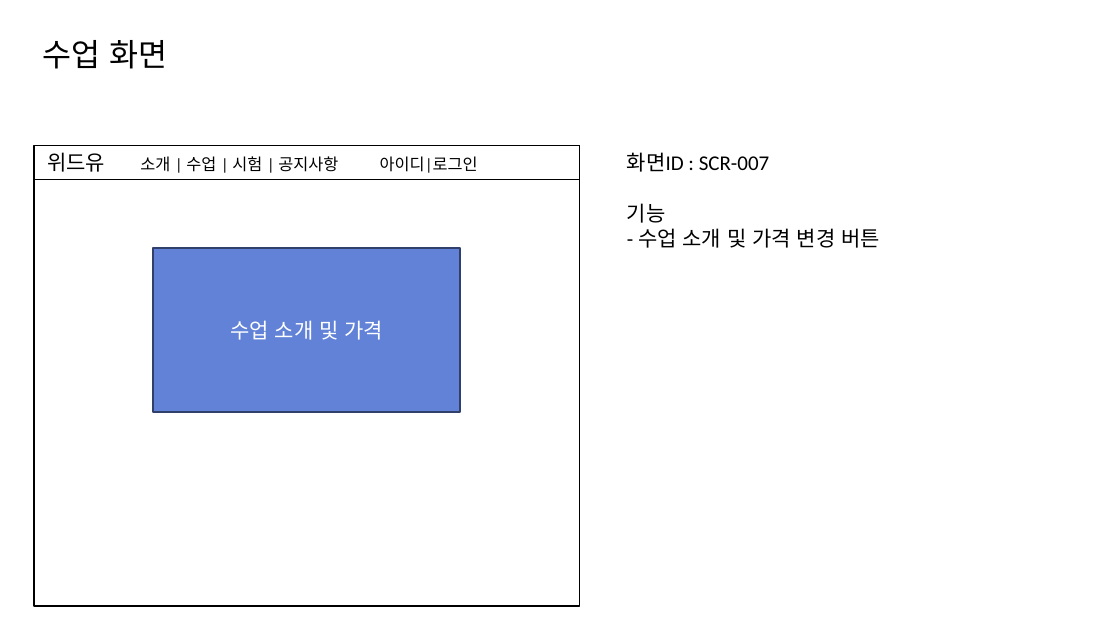
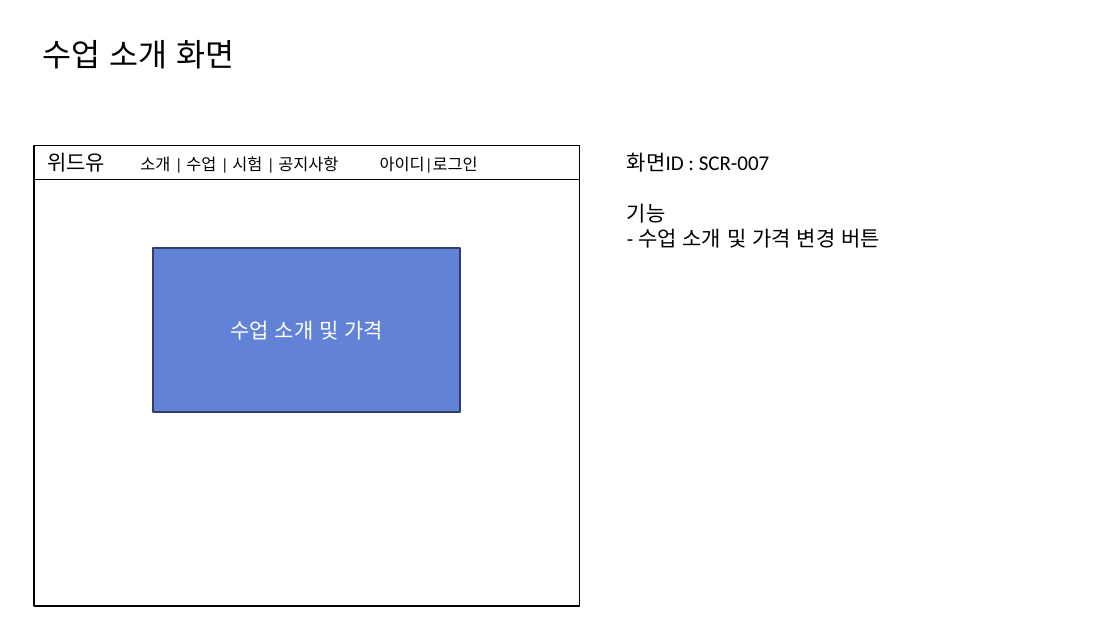
Before and after one commit to wjdgkr3386/withyou, a slide deck: slide 8 of docs/4_화면정의서/화면정의서.pptx. Drawn at 1120x630 pixels with LibreOffice and Linux fonts; fonts in the diff are those of the drawing. Boxes give left, top, right and bottom in pixels: in the first picture for what was removed or moved away, otherwise in the second. Text is boxed around its words. In the diff, an @@ line names an element or a change of style, - is before the commit and + after.

Commit message:
화면정의서

```diff
--- a/docs/4_화면정의서/화면정의서.pptx
+++ b/docs/4_화면정의서/화면정의서.pptx
@@ text at (x1=42, y1=40, x2=234, y2=69): text changed @@
-수업 화면
+수업 소개 화면
```
Also in this commit, not shown: 3 slides added, 1 slide removed.
